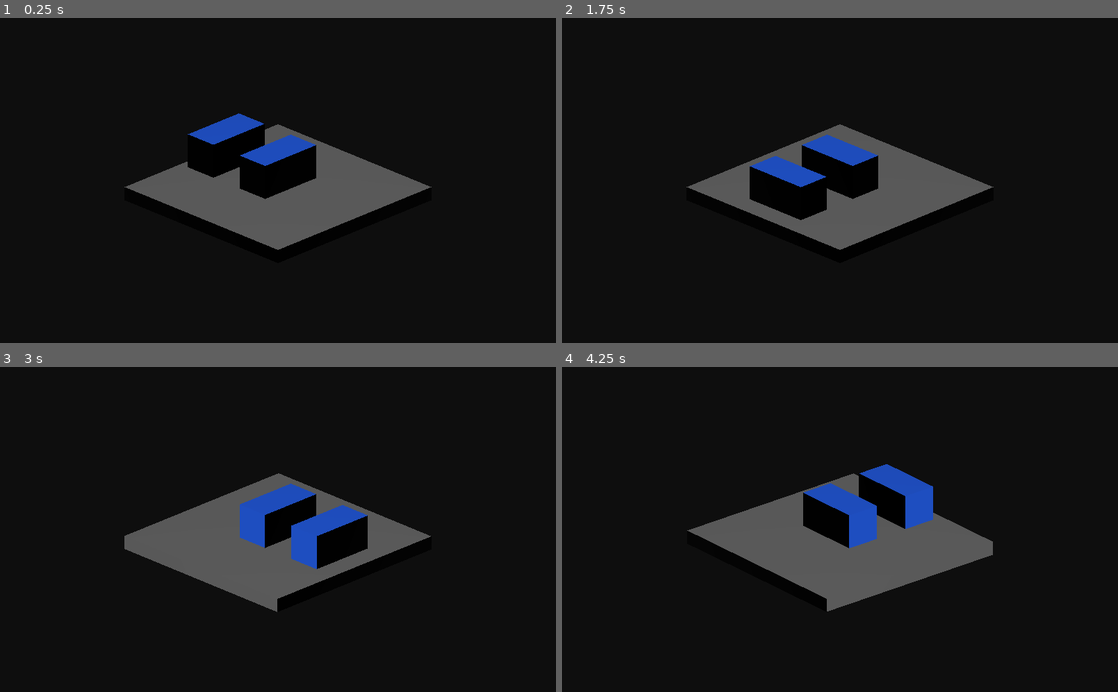
Above: before the commit, frames 1-4 (two rows, left to right).
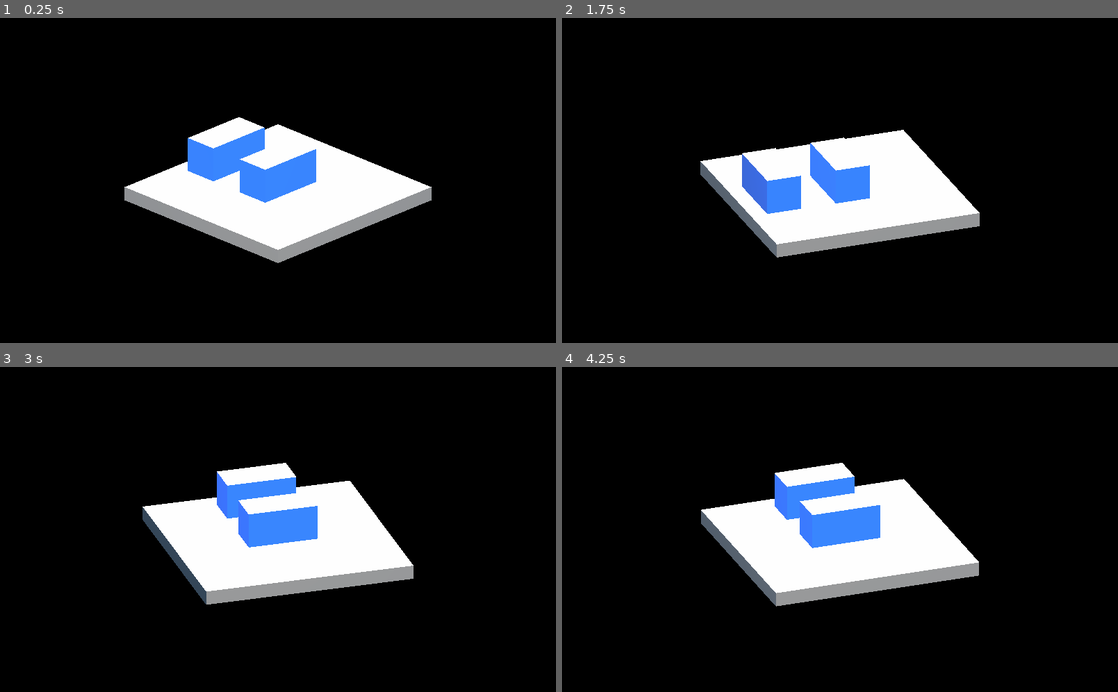
Above: after the commit, the same moments.

Repository: Mycelius/ghost-story
Game: Godot game, scene res://main-scene.tscn
Same seed, same stepped clock (60 frames per second), same inputs: the game is played once before the commit and once after it. The project has no main scene, so this scene is started directly.
Inputs:
- Up to frame 1 (0.25 s): no input
- Up to frame 2 (1.75 s): tap Enter at 0.5 s; tap W (camera_left) at 0.6 s; tap X (camera_right) at 1.35 s
- Up to frame 3 (3 s): tap W (camera_left) at 2.1 s; tap X (camera_right) at 2.85 s
- Up to frame 4 (4.25 s): tap W (camera_left) at 3.6 s

The runs differ from the first frame. In frame 1, 14% of the frame differs, in the area x 22-78%, y 29-76%; in frame 2, 13%; in frame 3, 15%; in frame 4, 15%.

Commit message:
beginning test with walls

Diff:
--- a/Camera-test/camera_system/camera-system.gd
+++ b/Camera-test/camera_system/camera-system.gd
@@ -22,7 +22,7 @@
 	camera = $pivot/camera
 	camera_rotation = 0
 	is_rotating = false
-	rotate_again = false
+	rotate_again = 0
 
 	# Place the camera
 	camera.transform.origin.z -= camera_distance
@@ -46,14 +46,14 @@
 
 func process_move(delta):
 
-	if (rotation_offset != 0 && !is_rotating):
-		rotation_dir = rotation_offset
+	if (rotation_offset != 0 || rotate_again != 0) && !is_rotating:
+		rotation_dir = rotation_offset if rotation_offset != 0 else rotate_again
 		is_rotating = true
 		rotation_time = 0
 		camera_rotation = 0
-		rotate_again = false
-	elif is_rotating && rotation_time >= (ROTATION_DURATION * 0.8):
-		rotate_again = true
+		rotate_again = 0
+	elif rotation_offset != 0 && is_rotating && rotation_time >= (ROTATION_DURATION * 0.5):
+		rotate_again = rotation_offset
 
 	if is_rotating:
 
--- a/Camera-test/default_env.tres
+++ b/Camera-test/default_env.tres
@@ -3,34 +3,34 @@
 [sub_resource type="ProceduralSky" id=1]
 
 radiance_size = 4
-sky_top_color = Color( 0.0470588, 0.454902, 0.976471, 1 )
-sky_horizon_color = Color( 0.556863, 0.823529, 0.909804, 1 )
+sky_top_color = Color( 0.679688, 0.679688, 0.679688, 1 )
+sky_horizon_color = Color( 0.375, 0.375, 0.375, 1 )
 sky_curve = 0.25
-sky_energy = 1.0
+sky_energy = 4.34
 ground_bottom_color = Color( 0.101961, 0.145098, 0.188235, 1 )
 ground_horizon_color = Color( 0.482353, 0.788235, 0.952941, 1 )
 ground_curve = 0.01
 ground_energy = 1.0
-sun_color = Color( 1, 1, 1, 1 )
+sun_color = Color( 0.648438, 0.648438, 0.648438, 1 )
 sun_latitude = 35.0
 sun_longitude = 0.0
 sun_angle_min = 1.0
 sun_angle_max = 100.0
 sun_curve = 0.05
-sun_energy = 16.0
+sun_energy = 0.0
 texture_size = 2
-_sections_unfolded = [ "Sky", "Sun" ]
+_sections_unfolded = [ "Ground", "Sky", "Sun" ]
 
 [resource]
 
-background_mode = 1
+background_mode = 3
 background_sky = SubResource( 1 )
 background_sky_custom_fov = 0.0
-background_color = Color( 0.0585882, 0.0585938, 0.0585938, 1 )
-background_energy = 1.0
+background_color = Color( 0, 0, 0, 1 )
+background_energy = 3.39
 background_canvas_max_layer = 0
-ambient_light_color = Color( 0, 0, 0, 1 )
-ambient_light_energy = 1.0
+ambient_light_color = Color( 0.941406, 0.941406, 0.941406, 1 )
+ambient_light_energy = 0.99
 ambient_light_sky_contribution = 1.0
 fog_enabled = false
 fog_color = Color( 0.5, 0.6, 0.7, 1 )
@@ -99,4 +99,4 @@
 adjustment_brightness = 1.0
 adjustment_contrast = 1.0
 adjustment_saturation = 1.0
-_sections_unfolded = [ "Background" ]
+_sections_unfolded = [ "Ambient Light", "Background" ]
--- /dev/null
+++ b/Camera-test/main-scene-walls.tscn
@@ -0,0 +1,118 @@
+[gd_scene load_steps=6 format=2]
+
+[ext_resource path="res://camera_system/camera-system.tscn" type="PackedScene" id=1]
+[ext_resource path="res://wall.tscn" type="PackedScene" id=2]
+
+[sub_resource type="CubeMesh" id=1]
+
+custom_aabb = AABB( 0, 0, 0, 0, 0, 0 )
+size = Vector3( 2, 2, 2 )
+subdivide_width = 0
+subdivide_height = 0
+subdivide_depth = 0
+
+[sub_resource type="SpatialMaterial" id=2]
+
+render_priority = 0
+flags_transparent = false
+flags_unshaded = false
+flags_vertex_lighting = false
+flags_no_depth_test = false
+flags_use_point_size = false
+flags_world_triplanar = false
+flags_fixed_size = false
+flags_albedo_tex_force_srgb = false
+vertex_color_use_as_albedo = false
+vertex_color_is_srgb = false
+params_diffuse_mode = 0
+params_specular_mode = 0
+params_blend_mode = 0
+params_cull_mode = 0
+params_depth_draw_mode = 0
+params_line_width = 1.0
+params_point_size = 1.0
+params_billboard_mode = 0
+params_grow = false
+params_use_alpha_scissor = false
+albedo_color = Color( 0.417969, 0.417969, 0.417969, 1 )
+metallic = 0.0
+metallic_specular = 0.5
+metallic_texture_channel = 0
+roughness = 0.0
+roughness_texture_channel = 0
+emission_enabled = false
+normal_enabled = false
+rim_enabled = false
+clearcoat_enabled = false
+anisotropy_enabled = false
+ao_enabled = false
+depth_enabled = false
+subsurf_scatter_enabled = false
+transmission_enabled = false
+refraction_enabled = false
+detail_enabled = false
+uv1_scale = Vector3( 1, 1, 1 )
+uv1_offset = Vector3( 0, 0, 0 )
+uv1_triplanar = false
+uv1_triplanar_sharpness = 1.0
+uv2_scale = Vector3( 1, 1, 1 )
+uv2_offset = Vector3( 0, 0, 0 )
+uv2_triplanar = false
+uv2_triplanar_sharpness = 1.0
+proximity_fade_enable = false
+distance_fade_enable = false
+
+[sub_resource type="ConvexPolygonShape" id=3]
+
+points = PoolVector3Array( -1, 1, 1, 1, 1, -1, 1, 1, 1, -1, 1, -1, -1, -1, 1, 1, -1, -1, 1, -1, 1, -1, -1, -1, 1, 1, 1, -1, 1, -1, 1, 1, -1, -1, 1, 1, 1, -1, 1, -1, -1, -1, 1, -1, -1, -1, -1, 1, 1, 1, 1, -1, -1, 1, -1, 1, 1, 1, -1, 1, 1, 1, -1, -1, -1, -1, -1, 1, -1, 1, -1, -1 )
+
+[node name="Main-scene" type="Spatial" index="0"]
+
+[node name="camera-system" parent="." index="0" instance=ExtResource( 1 )]
+
+transform = Transform( 0.707107, 0, 0.707107, 0, 1, 0, -0.707107, 0, 0.707107, 0, 2, 0 )
+_sections_unfolded = [ "Transform" ]
+camera_distance = 10.0
+camera_height = 4.5
+
+[node name="MeshInstance" type="MeshInstance" parent="." index="1"]
+
+editor/display_folded = true
+transform = Transform( 3, 0, 0, 0, 0.2, 0, 0, 0, 3, 0, 0.2, 0 )
+layers = 1
+material_override = null
+cast_shadow = 1
+extra_cull_margin = 0.0
+use_in_baked_light = false
+lod_min_distance = 0.0
+lod_min_hysteresis = 0.0
+lod_max_distance = 0.0
+lod_max_hysteresis = 0.0
+mesh = SubResource( 1 )
+skeleton = NodePath("..")
+material/0 = SubResource( 2 )
+_sections_unfolded = [ "Transform", "material" ]
+
+[node name="StaticBody" type="StaticBody" parent="MeshInstance" index="0"]
+
+input_ray_pickable = true
+input_capture_on_drag = false
+collision_layer = 1
+collision_mask = 1
+friction = 1.0
+bounce = 0.0
+constant_linear_velocity = Vector3( 0, 0, 0 )
+constant_angular_velocity = Vector3( 0, 0, 0 )
+
+[node name="CollisionShape" type="CollisionShape" parent="MeshInstance/StaticBody" index="0"]
+
+shape = SubResource( 3 )
+disabled = false
+
+[node name="wall1" parent="." index="2" instance=ExtResource( 2 )]
+
+transform = Transform( -3, 0, -1.74846e-08, 0, 3, 0, 2.62268e-07, 0, -0.2, 0, 3, 3.22049 )
+
+[node name="wall2" parent="." index="3" instance=ExtResource( 2 )]
+
+transform = Transform( 3, 0, 0, 0, 3, 0, 0, 0, 0.2, 0, 3, -3.19465 )
--- a/Camera-test/main-scene.tscn
+++ b/Camera-test/main-scene.tscn
@@ -117,20 +117,20 @@
 distance_fade_enable = false
 _sections_unfolded = [ "Albedo" ]
 
-[sub_resource type="CubeMesh" id=4]
-
-material = SubResource( 6 )
+[sub_resource type="CubeMesh" id=5]
+
+material = SubResource( 4 )
 custom_aabb = AABB( 0, 0, 0, 0, 0, 0 )
 size = Vector3( 2, 2, 2 )
 subdivide_width = 0
 subdivide_height = 0
 subdivide_depth = 0
 
-[sub_resource type="ConvexPolygonShape" id=5]
+[sub_resource type="ConvexPolygonShape" id=6]
 
 points = PoolVector3Array( -1, 1, 1, 1, 1, -1, 1, 1, 1, -1, 1, -1, -1, -1, 1, 1, -1, -1, 1, -1, 1, -1, -1, -1, 1, 1, 1, -1, 1, -1, 1, 1, -1, -1, 1, 1, 1, -1, 1, -1, -1, -1, 1, -1, -1, -1, -1, 1, 1, 1, 1, -1, -1, 1, -1, 1, 1, 1, -1, 1, 1, 1, -1, -1, -1, -1, -1, 1, -1, 1, -1, -1 )
 
-[node name="Main-scene" type="Spatial" index="0"]
+[node name="Main-scene" type="Spatial"]
 
 [node name="camera-system" parent="." index="0" instance=ExtResource( 1 )]
 
@@ -141,7 +141,6 @@
 
 [node name="MeshInstance" type="MeshInstance" parent="." index="1"]
 
-editor/display_folded = true
 transform = Transform( 3, 0, 0, 0, 0.2, 0, 0, 0, 3, 0, 0, 0 )
 layers = 1
 material_override = null
@@ -176,7 +175,7 @@
 [node name="MeshInstance2" type="MeshInstance" parent="." index="2"]
 
 editor/display_folded = true
-transform = Transform( 0.5, 0, 0, 0, 0.5, 0, 0, 0, 1, 0, 0.816895, 0 )
+transform = Transform( 0.5, 0, 0, 0, 0.5, 0, 0, 0, 1, 0, 0.701874, 0 )
 layers = 1
 material_override = null
 cast_shadow = 1
@@ -186,10 +185,10 @@
 lod_min_hysteresis = 0.0
 lod_max_distance = 0.0
 lod_max_hysteresis = 0.0
-mesh = SubResource( 4 )
+mesh = SubResource( 5 )
 skeleton = NodePath("..")
 material/0 = null
-_sections_unfolded = [ "Transform" ]
+_sections_unfolded = [ "Geometry", "Transform" ]
 
 [node name="StaticBody" type="StaticBody" parent="MeshInstance2" index="0"]
 
@@ -204,13 +203,13 @@
 
 [node name="CollisionShape" type="CollisionShape" parent="MeshInstance2/StaticBody" index="0"]
 
-shape = SubResource( 5 )
+shape = SubResource( 6 )
 disabled = false
 
 [node name="MeshInstance3" type="MeshInstance" parent="." index="3"]
 
 editor/display_folded = true
-transform = Transform( 0.5, 0, 0, 0, 0.5, 0, 0, 0, 1, 2.02661, 0.816895, 0 )
+transform = Transform( 0.5, 0, 0, 0, 0.5, 0, 0, 0, 1, 2.02661, 0.705731, 0 )
 layers = 1
 material_override = null
 cast_shadow = 1
@@ -238,33 +237,5 @@
 
 [node name="CollisionShape" type="CollisionShape" parent="MeshInstance3/StaticBody" index="0"]
 
-shape = SubResource( 5 )
+shape = SubResource( 6 )
 disabled = false
-
-[node name="DirectionalLight" type="DirectionalLight" parent="." index="4"]
-
-transform = Transform( 1, 0, 0, 0, 0.707107, 0.707107, 0, -0.707107, 0.707107, 0, 4.73386, 0 )
-layers = 1
-light_color = Color( 1, 1, 1, 1 )
-light_energy = 1.0
-light_indirect_energy = 1.0
-light_negative = false
-light_specular = 0.5
-light_bake_mode = 1
-light_cull_mask = -1
-shadow_enabled = false
-shadow_color = Color( 0, 0, 0, 1 )
-shadow_bias = 0.1
-shadow_contact = 0.0
-shadow_reverse_cull_face = false
-editor_only = false
-directional_shadow_mode = 2
-directional_shadow_split_1 = 0.1
-directional_shadow_split_2 = 0.2
-directional_shadow_split_3 = 0.5
-directional_shadow_blend_splits = false
-directional_shadow_normal_bias = 0.8
-directional_shadow_bias_split_scale = 0.25
-directional_shadow_depth_range = 0
-directional_shadow_max_distance = 200.0
-_sections_unfolded = [ "Transform" ]
--- /dev/null
+++ b/Camera-test/wall.tscn
@@ -0,0 +1,78 @@
+[gd_scene load_steps=3 format=2]
+
+[sub_resource type="CubeMesh" id=1]
+
+custom_aabb = AABB( 0, 0, 0, 0, 0, 0 )
+size = Vector3( 2, 2, 2 )
+subdivide_width = 0
+subdivide_height = 0
+subdivide_depth = 0
+
+[sub_resource type="SpatialMaterial" id=2]
+
+render_priority = 0
+flags_transparent = false
+flags_unshaded = false
+flags_vertex_lighting = false
+flags_no_depth_test = false
+flags_use_point_size = false
+flags_world_triplanar = false
+flags_fixed_size = false
+flags_albedo_tex_force_srgb = false
+vertex_color_use_as_albedo = false
+vertex_color_is_srgb = false
+params_diffuse_mode = 0
+params_specular_mode = 0
+params_blend_mode = 0
+params_cull_mode = 0
+params_depth_draw_mode = 0
+params_line_width = 1.0
+params_point_size = 1.0
+params_billboard_mode = 0
+params_grow = false
+params_use_alpha_scissor = false
+albedo_color = Color( 0.355469, 0.352602, 0.352602, 1 )
+metallic = 0.0
+metallic_specular = 0.5
+metallic_texture_channel = 0
+roughness = 0.0
+roughness_texture_channel = 0
+emission_enabled = false
+normal_enabled = false
+rim_enabled = false
+clearcoat_enabled = false
+anisotropy_enabled = false
+ao_enabled = false
+depth_enabled = false
+subsurf_scatter_enabled = false
+transmission_enabled = false
+refraction_enabled = false
+detail_enabled = false
+uv1_scale = Vector3( 1, 1, 1 )
+uv1_offset = Vector3( 0, 0, 0 )
+uv1_triplanar = false
+uv1_triplanar_sharpness = 1.0
+uv2_scale = Vector3( 1, 1, 1 )
+uv2_offset = Vector3( 0, 0, 0 )
+uv2_triplanar = false
+uv2_triplanar_sharpness = 1.0
+proximity_fade_enable = false
+distance_fade_enable = false
+_sections_unfolded = [ "Albedo" ]
+
+[node name="MeshInstance" type="MeshInstance" index="0"]
+
+transform = Transform( 3, 0, 0, 0, 3, 0, 0, 0, 0.2, 0, 3, 0 )
+layers = 1
+material_override = null
+cast_shadow = 1
+extra_cull_margin = 0.0
+use_in_baked_light = false
+lod_min_distance = 0.0
+lod_min_hysteresis = 0.0
+lod_max_distance = 0.0
+lod_max_hysteresis = 0.0
+mesh = SubResource( 1 )
+skeleton = NodePath("..")
+material/0 = SubResource( 2 )
+_sections_unfolded = [ "Visibility", "material" ]
Not shown: 2 places in Camera-test/main-scene.tscn that only renumber resources
